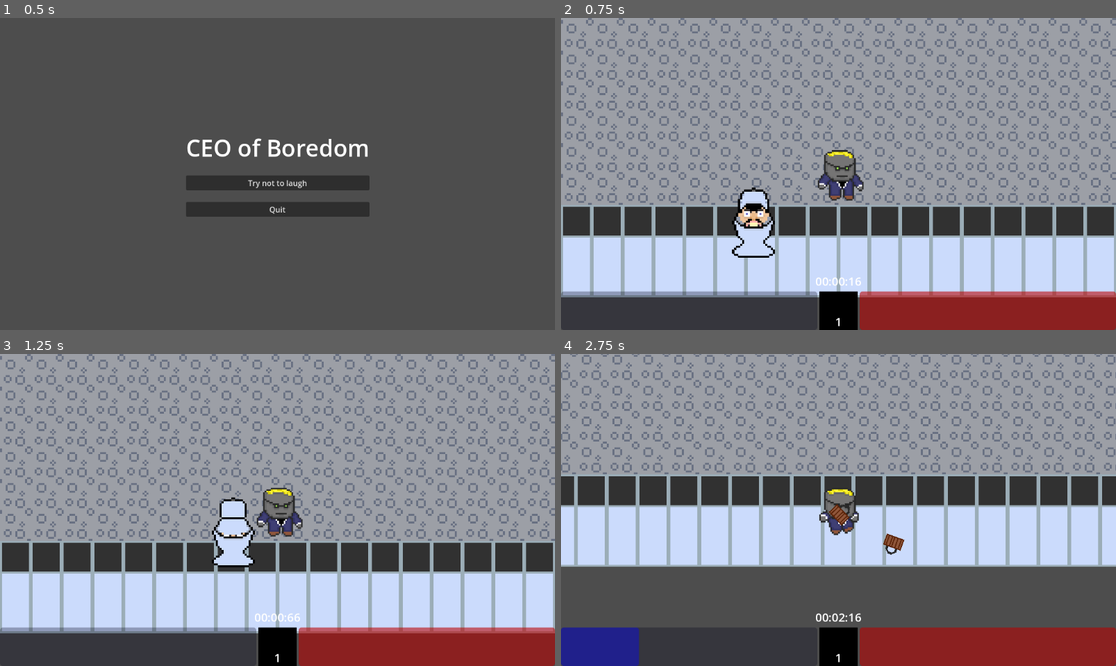
Above: before the commit, frames 1-4 (two rows, left to right).
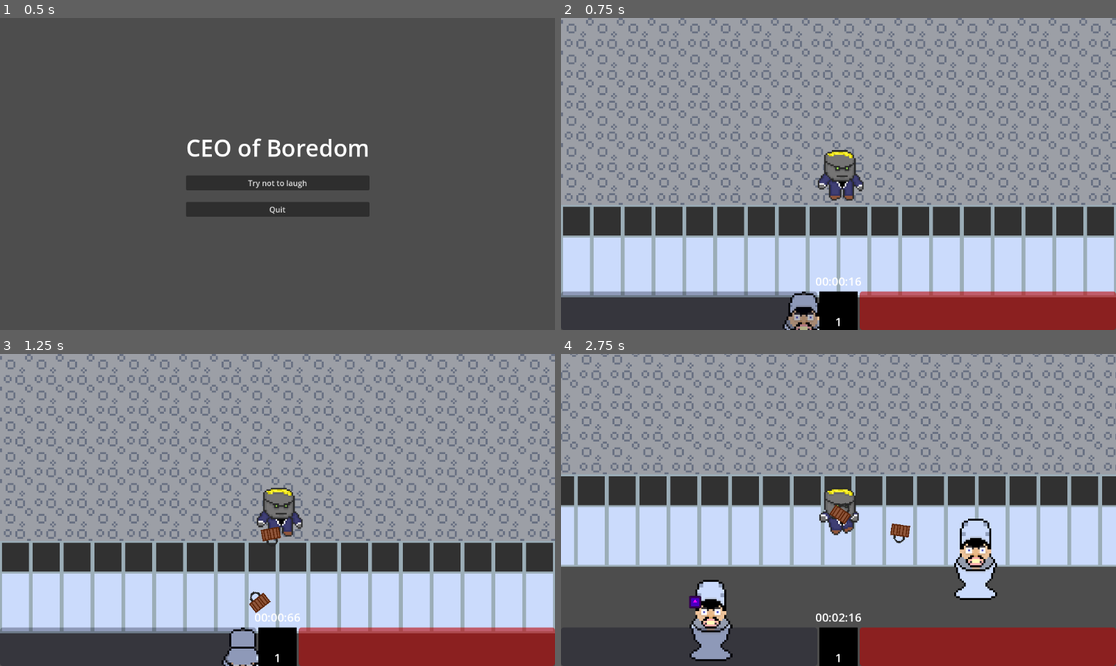
Above: after the commit, the same moments.

Repository: KatalystSoftware/FGJ24
Game: Godot game, scene res://main_menu.tscn
Two runs of this game, one before a commit and one after it. Both use one fixed random seed, a clock stepped at 60 frames per second and the inputs below. The engine's default icon, where the game draws it, is replaced by a stand-in: a white triangle on a blue panel in a dark square.
Inputs:
- Up to frame 1 (0.5 s): no input
- Up to frame 2 (0.75 s): click "Try not to laugh" at 0.5 s
- Up to frame 3 (1.25 s): no input
- Up to frame 4 (2.75 s): hold D (move_right) 1.28-2.03 s; hold S (move_down) from 2.03 s (still down)

Frame 1 is identical in both runs. In frame 2, 1.7% of the frame differs, in the area x 30-47%, y 54-100%; in frame 3, 2.1%; in frame 4, 5.0%, in the area x 0-79%, y 47-100%.

Commit message:
add restarting on death, adjust enemy collisions

Diff:
--- a/enemies/base/base_enemy.tscn
+++ b/enemies/base/base_enemy.tscn
@@ -52,12 +52,15 @@
 "speed": 6.0
 }]
 
+[sub_resource type="RectangleShape2D" id="RectangleShape2D_ouvp5"]
+size = Vector2(84, 27)
+
 [sub_resource type="RectangleShape2D" id="RectangleShape2D_v5qat"]
 size = Vector2(129, 126)
 
 [node name="Enemy" type="CharacterBody2D" groups=["Enemy"]]
 collision_layer = 2
-collision_mask = 52
+collision_mask = 54
 script = ExtResource("1_0v5jd")
 
 [node name="AnimatedSprite2D" type="AnimatedSprite2D" parent="."]
@@ -69,7 +72,8 @@
 frame_progress = 0.783628
 
 [node name="CollisionShape2D" type="CollisionShape2D" parent="."]
-shape = SubResource("RectangleShape2D_v5qat")
+position = Vector2(0, 48.5)
+shape = SubResource("RectangleShape2D_ouvp5")
 
 [node name="Hitbox" type="Area2D" parent="." node_paths=PackedStringArray("health")]
 collision_layer = 2
--- a/globals.gd
+++ b/globals.gd
@@ -43,3 +43,17 @@
 			PlayerStats.shot_lifetime += PlayerStats.BASE_SHOT_LIFETIME * 0.1
 		UpgradeOption.REDUCE_SPREAD:
 			PlayerStats.shot_spread -= PlayerStats.BASE_SHOT_SPREAD * 0.05
+
+
+func reset_stats():
+	is_dying = false
+	time_elapsed = 0.0
+	PlayerStats.max_health = PlayerStats.BASE_MAX_HEALTH
+	PlayerStats.movement_speed = PlayerStats.BASE_MOVEMENT_SPEED
+	PlayerStats.experience_multiplier = PlayerStats.BASE_EXPERIENCE_MULTIPLIER
+	PlayerStats.shot_amount = PlayerStats.BASE_SHOT_AMOUNT
+	PlayerStats.shot_damage = PlayerStats.BASE_SHOT_DAMAGE
+	PlayerStats.shot_cooldown = PlayerStats.BASE_SHOT_COOLDOWN
+	PlayerStats.shot_speed = PlayerStats.BASE_SHOT_SPEED
+	PlayerStats.shot_lifetime = PlayerStats.BASE_SHOT_LIFETIME
+	PlayerStats.shot_spread = PlayerStats.BASE_SHOT_SPREAD
--- a/player/nodes/player.gd
+++ b/player/nodes/player.gd
@@ -79,7 +79,12 @@
 func _on_health_died():
 	Globals.is_dying = true
 	$AnimatedSprite2D.play("death")
-	$AnimatedSprite2D.animation_finished.connect(func(): queue_free())
+	$AnimatedSprite2D.animation_finished.connect(_on_death_animation_finished)
+
+
+func _on_death_animation_finished():
+	$DeathUI.visible = true
+	$AnimatedSprite2D.animation_finished.disconnect(_on_death_animation_finished)
 
 
 func _on_experience_level_up():
--- a/player/scenes/player.tscn
+++ b/player/scenes/player.tscn
@@ -6,6 +6,7 @@
 [ext_resource type="Script" path="res://shared/nodes/health.gd" id="4_o8ns1"]
 [ext_resource type="Script" path="res://player/nodes/experience.gd" id="5_wkw1t"]
 [ext_resource type="Script" path="res://ui/upgrade_options.gd" id="6_3od36"]
+[ext_resource type="Script" path="res://ui/death_ui.gd" id="7_cxwjm"]
 
 [sub_resource type="AtlasTexture" id="AtlasTexture_tph56"]
 atlas = ExtResource("2_4oeg1")
@@ -138,6 +139,9 @@
 
 [sub_resource type="LabelSettings" id="LabelSettings_6cpcb"]
 font_size = 32
+
+[sub_resource type="LabelSettings" id="LabelSettings_7p8bt"]
+font_size = 48
 
 [node name="Player" type="CharacterBody2D"]
 collision_mask = 120
@@ -205,9 +209,44 @@
 layout_mode = 2
 theme_override_constants/separation = 48
 
+[node name="DeathUI" type="CanvasLayer" parent="."]
+visible = false
+script = ExtResource("7_cxwjm")
+
+[node name="VBoxContainer" type="VBoxContainer" parent="DeathUI"]
+anchors_preset = 8
+anchor_left = 0.5
+anchor_top = 0.5
+anchor_right = 0.5
+anchor_bottom = 0.5
+offset_left = -20.0
+offset_top = -20.0
+offset_right = 20.0
+offset_bottom = 20.0
+grow_horizontal = 2
+grow_vertical = 2
+theme_override_constants/separation = 24
+alignment = 1
+
+[node name="Label" type="Label" parent="DeathUI/VBoxContainer"]
+layout_mode = 2
+text = "You died!"
+label_settings = SubResource("LabelSettings_7p8bt")
+horizontal_alignment = 1
+
+[node name="Restart" type="Button" parent="DeathUI/VBoxContainer"]
+layout_mode = 2
+text = "Restart"
+
+[node name="QuitToMenu" type="Button" parent="DeathUI/VBoxContainer"]
+layout_mode = 2
+text = "Quit to Menu"
+
 [node name="RegenCooldown" type="Timer" parent="."]
 wait_time = 5.0
 one_shot = true
 
 [connection signal="died" from="Health" to="." method="_on_health_died"]
 [connection signal="level_up" from="Experience" to="." method="_on_experience_level_up"]
+[connection signal="pressed" from="DeathUI/VBoxContainer/Restart" to="DeathUI" method="_on_restart_pressed"]
+[connection signal="pressed" from="DeathUI/VBoxContainer/QuitToMenu" to="DeathUI" method="_on_quit_to_menu_pressed"]
--- /dev/null
+++ b/ui/death_ui.gd
@@ -0,0 +1,10 @@
+extends CanvasLayer
+
+
+func _on_restart_pressed():
+	get_tree().reload_current_scene()
+	Globals.reset_stats()
+
+
+func _on_quit_to_menu_pressed():
+	get_tree().change_scene_to_file("res://main_menu.tscn")
Not shown: 1 places in enemies/base/base_enemy.tscn that only renumber resources
Not shown: 1 places in player/scenes/player.tscn that only renumber resources
